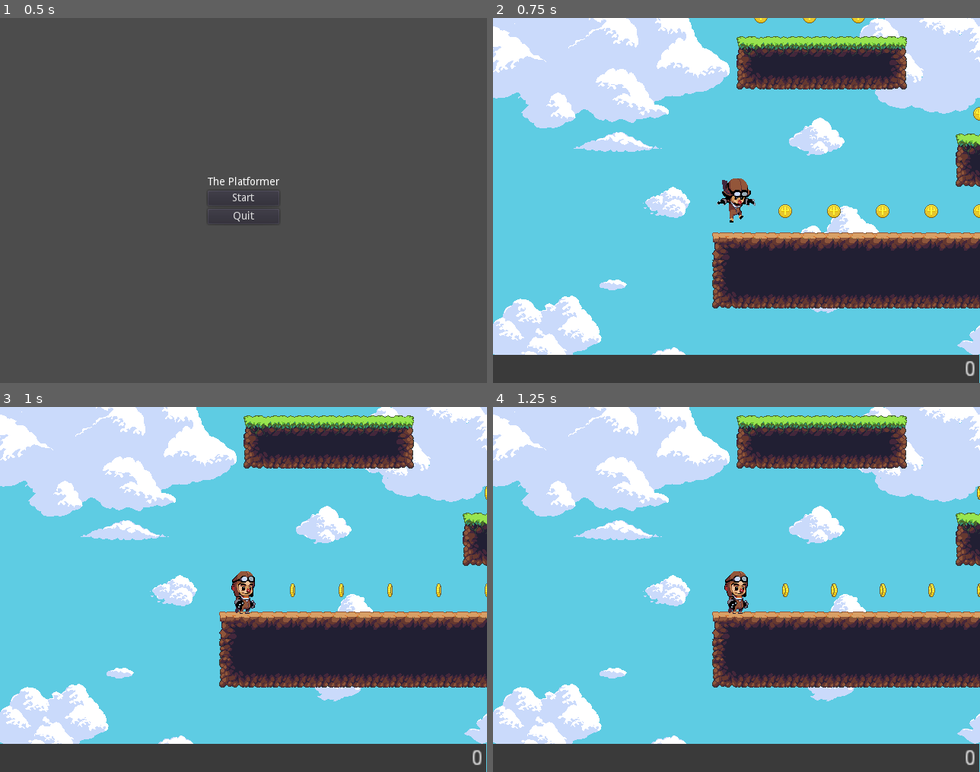
Above: before the commit, frames 1-4 (two rows, left to right).
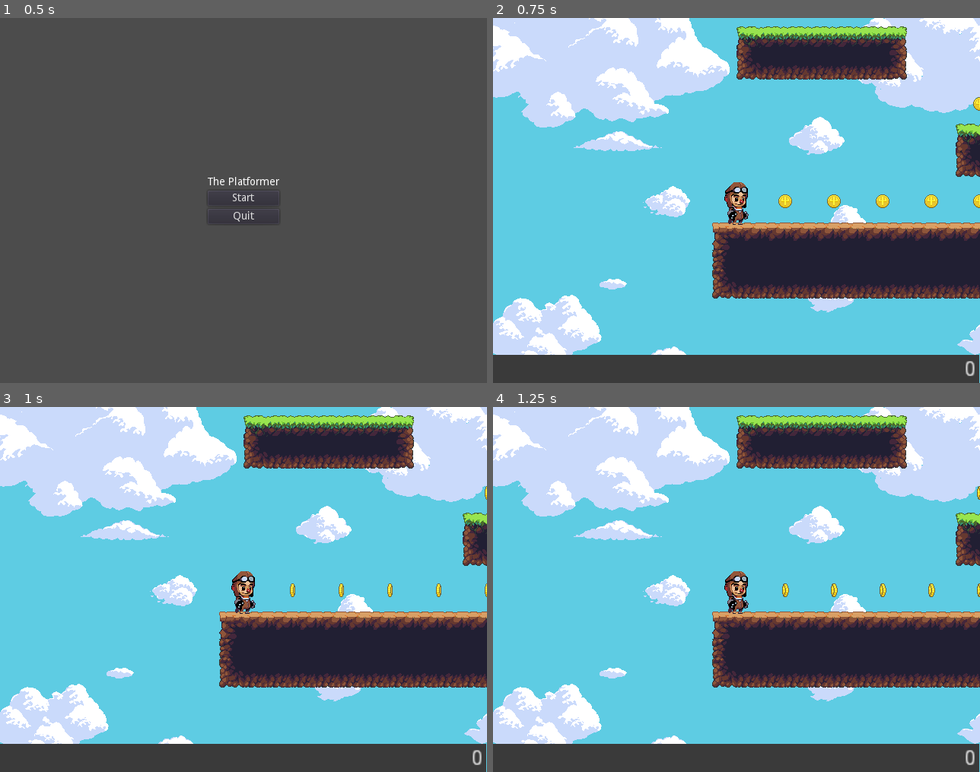
Above: after the commit, the same moments.

Repository: yanekk/godot-test
Game: Godot game, scene res://StartMenu.tscn
Same seed, same stepped clock (60 frames per second), same inputs: the game is played once before the commit and once after it. The engine's default icon, where the game draws it, is replaced by a stand-in: a white triangle on a blue panel in a dark square.
Inputs:
- Up to frame 1 (0.5 s): no input
- Up to frame 2 (0.75 s): click "Start" at 0.5 s
- Up to frame 3 (1 s): no input
- Up to frame 4 (1.25 s): no input

Frame 1 is identical in both runs. In frame 2, 15% of the frame differs, in the area x 0-100%, y 0-93%; in frame 3, nothing differs; in frame 4, nothing differs.

Commit message:
Add start menu

Diff:
--- a/StartMenu.gd
+++ b/StartMenu.gd
@@ -1,9 +1,10 @@
 extends Control
 
 func _ready():
-	var screen_size = OS.get_screen_size()
-	var window_size = OS.get_window_size()
-	OS.set_window_position(screen_size*0.5 - window_size*0.5)
+	#var screen_size = OS.get_screen_size()
+	#var window_size = OS.get_window_size()
+	OS.window_maximized = true
+	#OS.set_window_position(screen_size*0.5 - window_size*0.5)
 
 func _on_Start_pressed():
 	get_tree().change_scene("res://World.tscn")
--- a/World.tscn
+++ b/World.tscn
@@ -70,4 +70,4 @@
 tile_data = PoolIntArray( 131081, 0, 196608, 131082, 0, 196609, 131083, 0, 196609, 131084, 0, 196609, 131085, 0, 196610 )
 
 [node name="Hero" parent="." instance=ExtResource( 1 )]
-position = Vector2( 64, 288 )
+position = Vector2( 64, 320 )
--- a/project.godot
+++ b/project.godot
@@ -23,6 +23,8 @@
 
 window/size/width=640
 window/size/height=480
+window/stretch/mode="viewport"
+window/stretch/aspect="keep"
 
 [rendering]
 
Not shown, changed: export_presets.cfg
